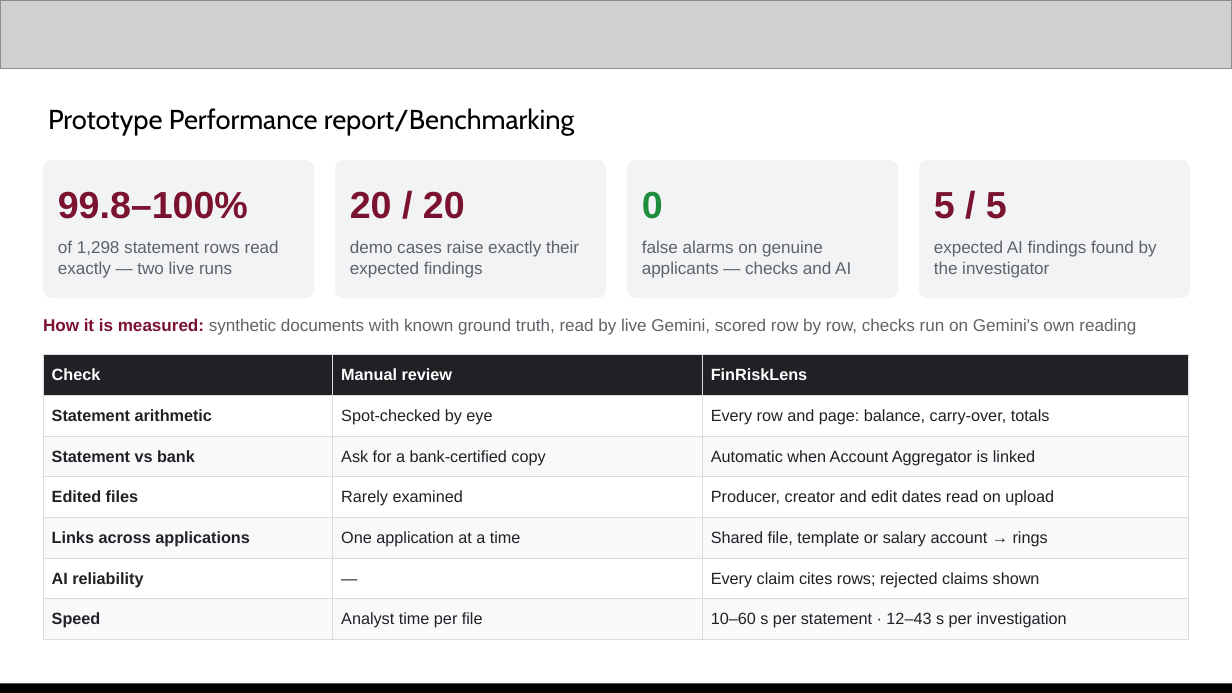
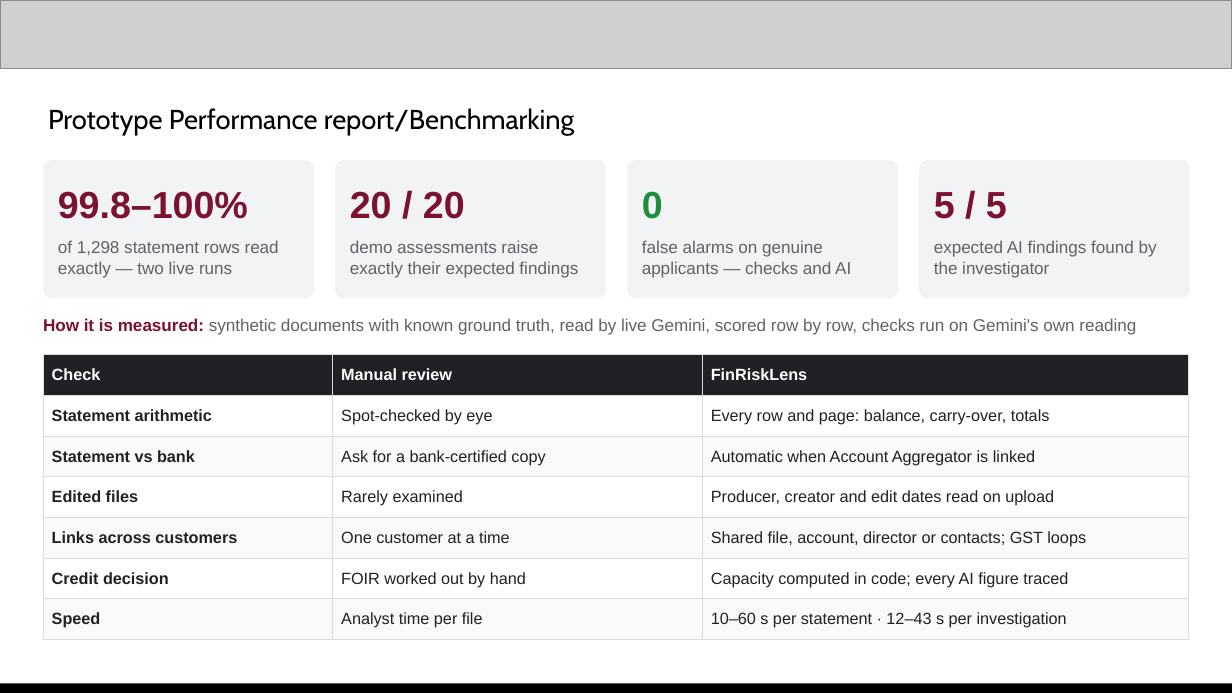
Before and after one commit to abhinavmukwane/FinRiskLensAI-RAG-V2, a slide deck: slide 12 of Doc/FinRiskLens_AI_Builder_Cup_2026.pptx (slide 14 before the commit). Drawn at 1232x693 pixels with LibreOffice and Linux fonts; fonts in the diff are those of the drawing; grey boxes stand for pictures. Boxes give left, top, right and bottom in pixels: in the first picture for what was removed or moved away, otherwise in the second. Text is boxed around its words. In the diff, an @@ line names an element or a change of style, - is before the commit and + after.

Commit message:
#Customer-wise only: case pages and Rings page removed; deck and docs to the customer flow
- Case page and Rings page/menu removed; Risk Lens actions moved to RiskLensController (/risk-lens)
- Customer links stay in each Risk Lens Network section, naming the linked customers
- A confirmed finding keeps blocking the loan case; only a dismissed one stops counting
- Deck: team AS FinTech Developer, customer flow, new snapshots; README, architecture, plan and video script updated

```diff
--- a/Doc/FinRiskLens_AI_Builder_Cup_2026.pptx
+++ b/Doc/FinRiskLens_AI_Builder_Cup_2026.pptx
@@ text at (x1=350, y1=240, x2=578, y2=278): text changed @@
-demo cases raise exactly their expected findings
+demo assessments raise exactly their expected findings
@@ table at (x1=43, y1=355, x2=1189, y2=639) @@
-row 5: Links across applications | One application at a time | Shared file, template or salary account → rings
+row 5: Links across customers | One customer at a time | Shared file, account, director or contacts; GST loops
-row 6: AI reliability | — | Every claim cites rows; rejected claims shown
+row 6: Credit decision | FOIR worked out by hand | Capacity computed in code; every AI figure traced
```
Also in this commit, not shown: 14 other slides changed, 2 slides removed, 25 other files.
